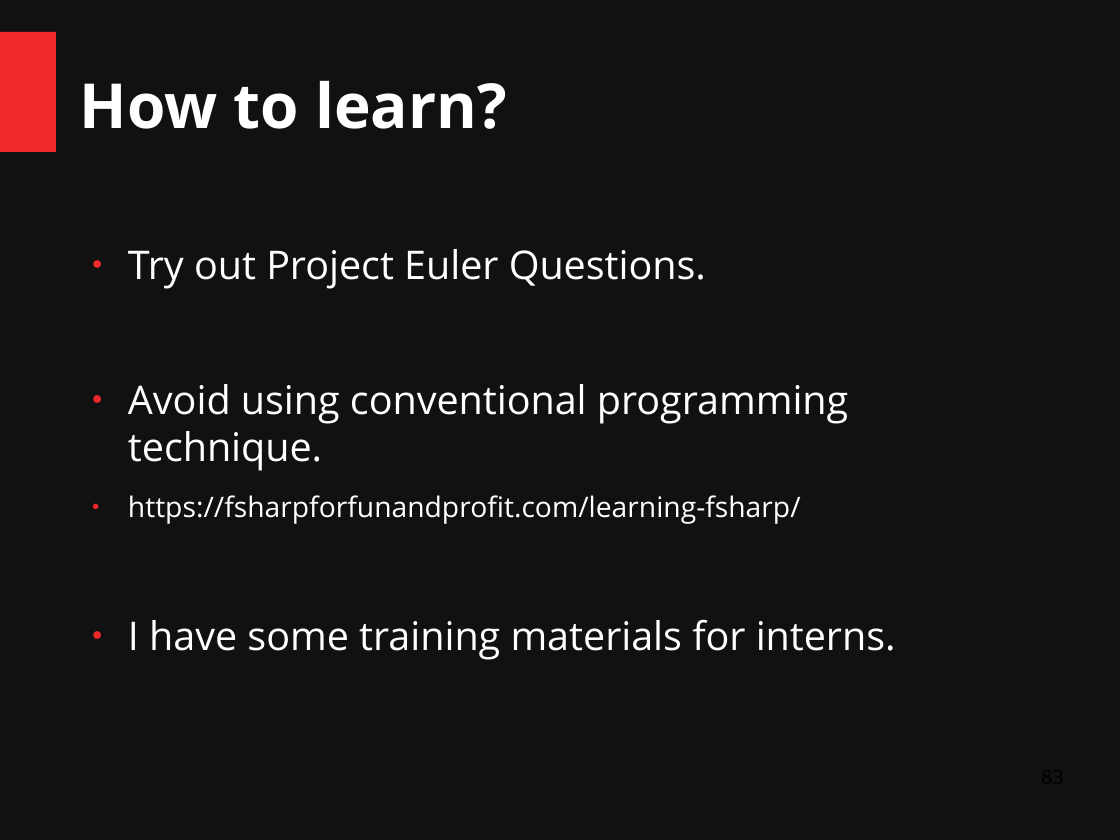
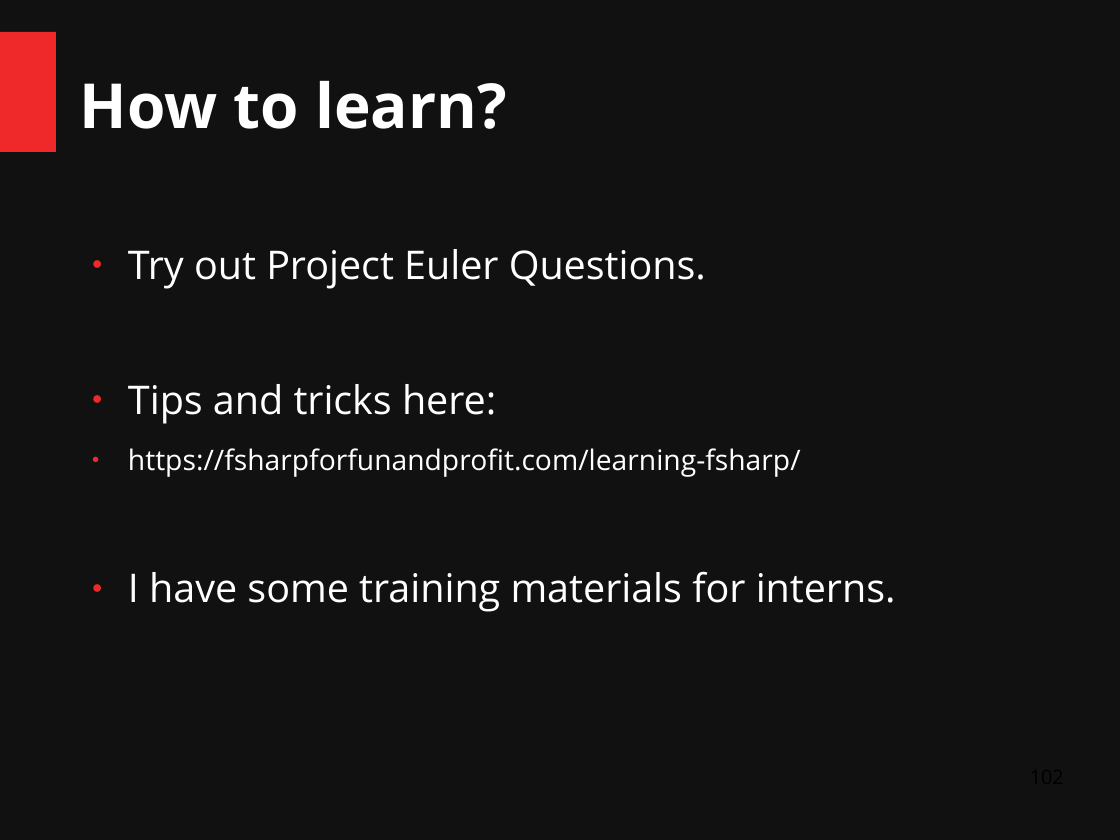
Before and after one commit to ChangHaiBin/FSharpPowerPoint, a slide deck: slide 102 of FSharp Talk Dark.odp (slide 83 before the commit). Drawn at 1120x840 pixels with LibreOffice and Linux fonts; fonts in the diff are those of the drawing. Boxes give left, top, right and bottom in pixels: in the first picture for what was removed or moved away, otherwise in the second. Text is boxed around its words. In the diff, an @@ line names an element or a change of style, - is before the commit and + after.

```diff
--- a/FSharp Talk Dark.odp
+++ b/FSharp Talk Dark.odp
@@ text at [128, 384, 496, 424]: text changed @@
-● Avoid using conventional programming technique.
+● Tips and tricks here:
```
Also in this commit, not shown: 8 other slides changed, 28 slides added, 9 slides removed, 3 other files.
